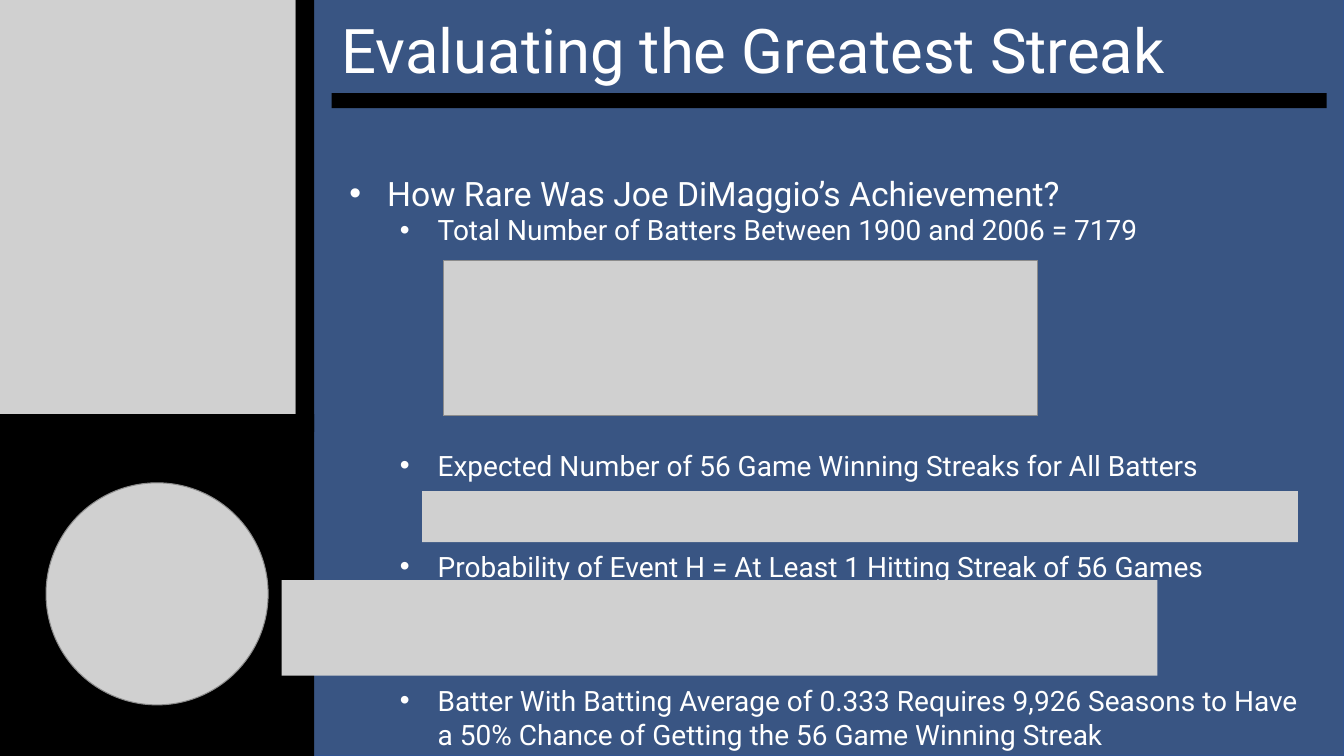
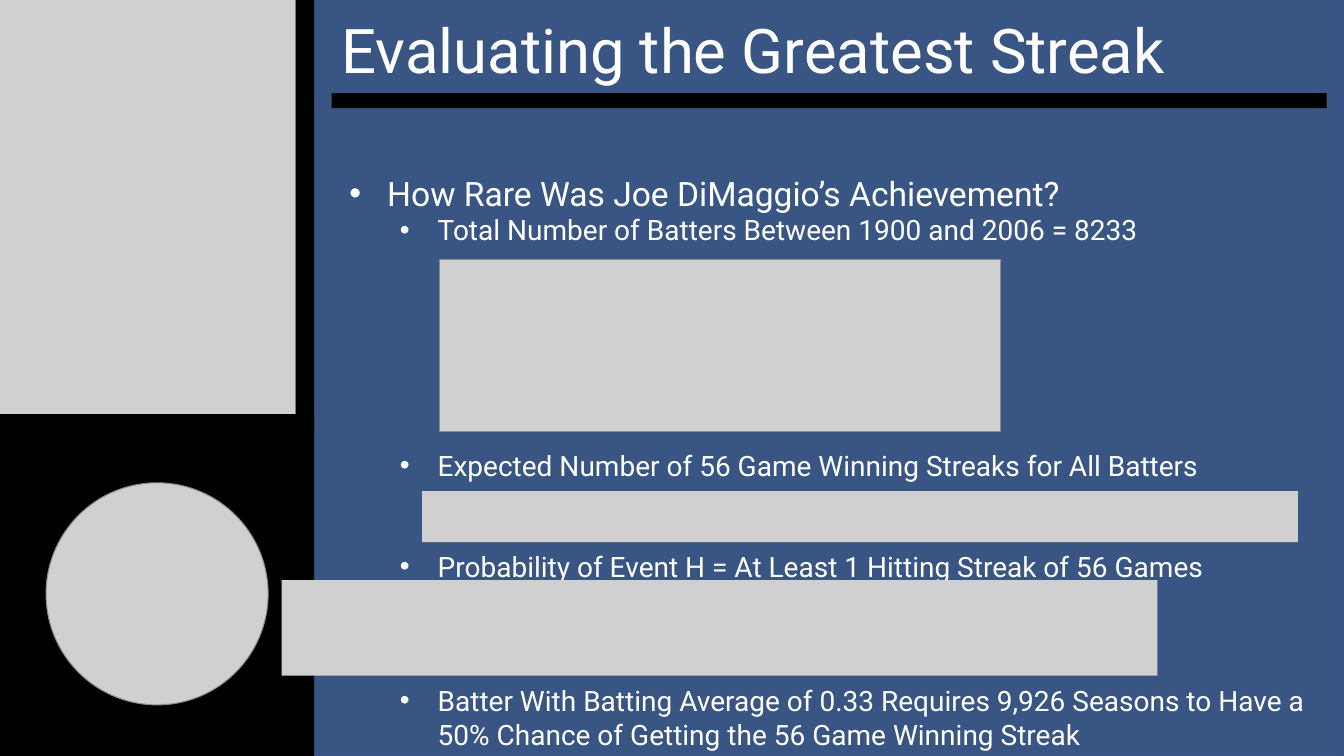
Before and after one commit to SuperMarioGiacomazzo/STOR538_WEBSITE, a slide deck: slide 15 of Slides/Baseball 7/Baseball_7_Lecture.pptx. Drawn at 1344x756 pixels with LibreOffice and Linux fonts; fonts in the diff are those of the drawing; grey boxes stand for pictures. Boxes give left, top, right and bottom in pixels: in the first picture for what was removed or moved away, otherwise in the second. Text is boxed around its words. In the diff, an @@ line names an element or a change of style, - is before the commit and + after.

```diff
--- a/Slides/Baseball 7/Baseball_7_Lecture.pptx
+++ b/Slides/Baseball 7/Baseball_7_Lecture.pptx
@@ text at box(438, 218, 1137, 241): text changed @@
-  • Total Number of Batters Between 1900 and 2006 = 7179
+  • Total Number of Batters Between 1900 and 2006 = 8233
@@ picture: place and size @@
-picture at box(444, 260, 1037, 415)
+picture at box(440, 259, 1001, 432)
@@ text at box(438, 689, 1304, 751): text changed @@
-  • Batter With Batting Average of 0.333 Requires 9,926 Seasons to Have a 50% Chance of Getting the 56 Game Winning Streak
+  • Batter With Batting Average of 0.33 Requires 9,926 Seasons to Have a 50% Chance of Getting the 56 Game Winning Streak
```
Also in this commit, not shown: 2 other slides changed, 4 other files.
